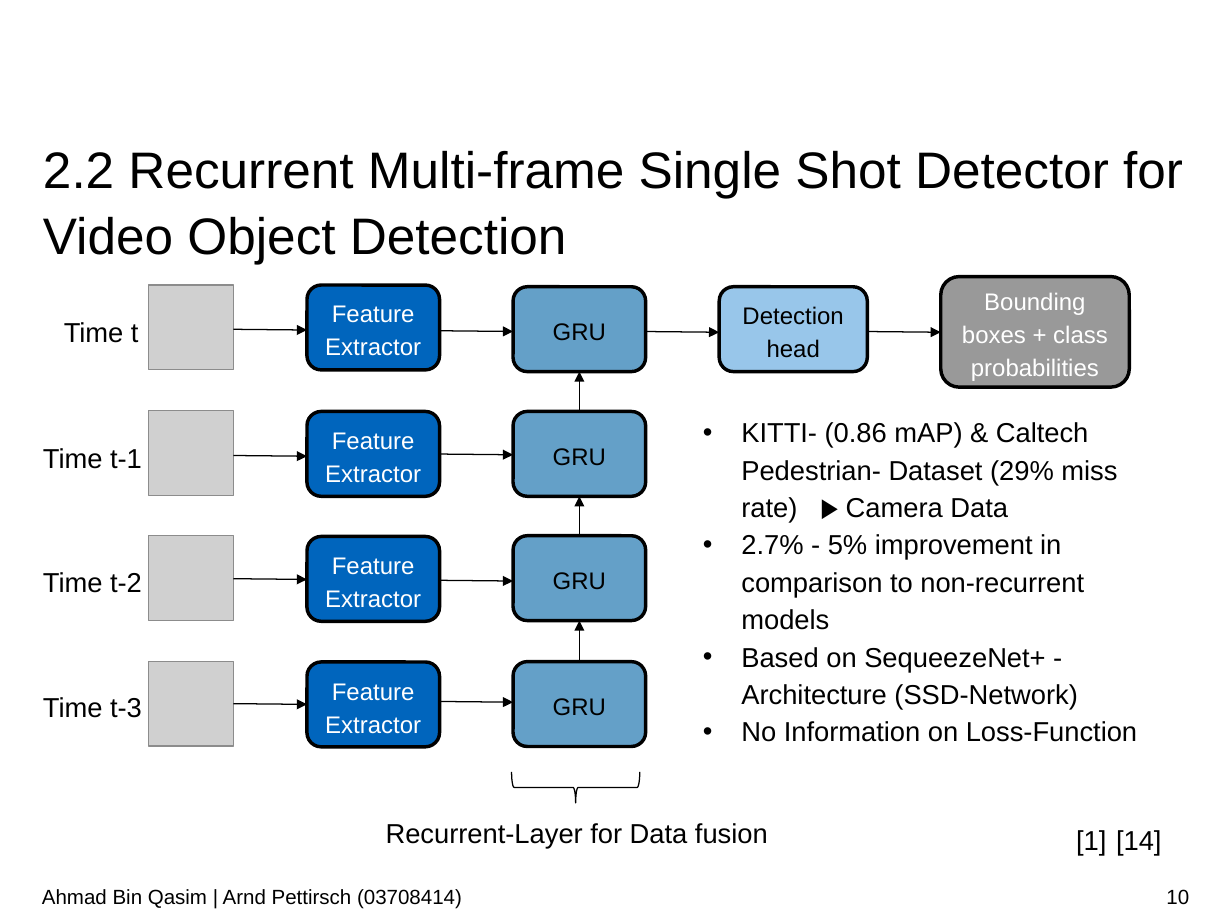
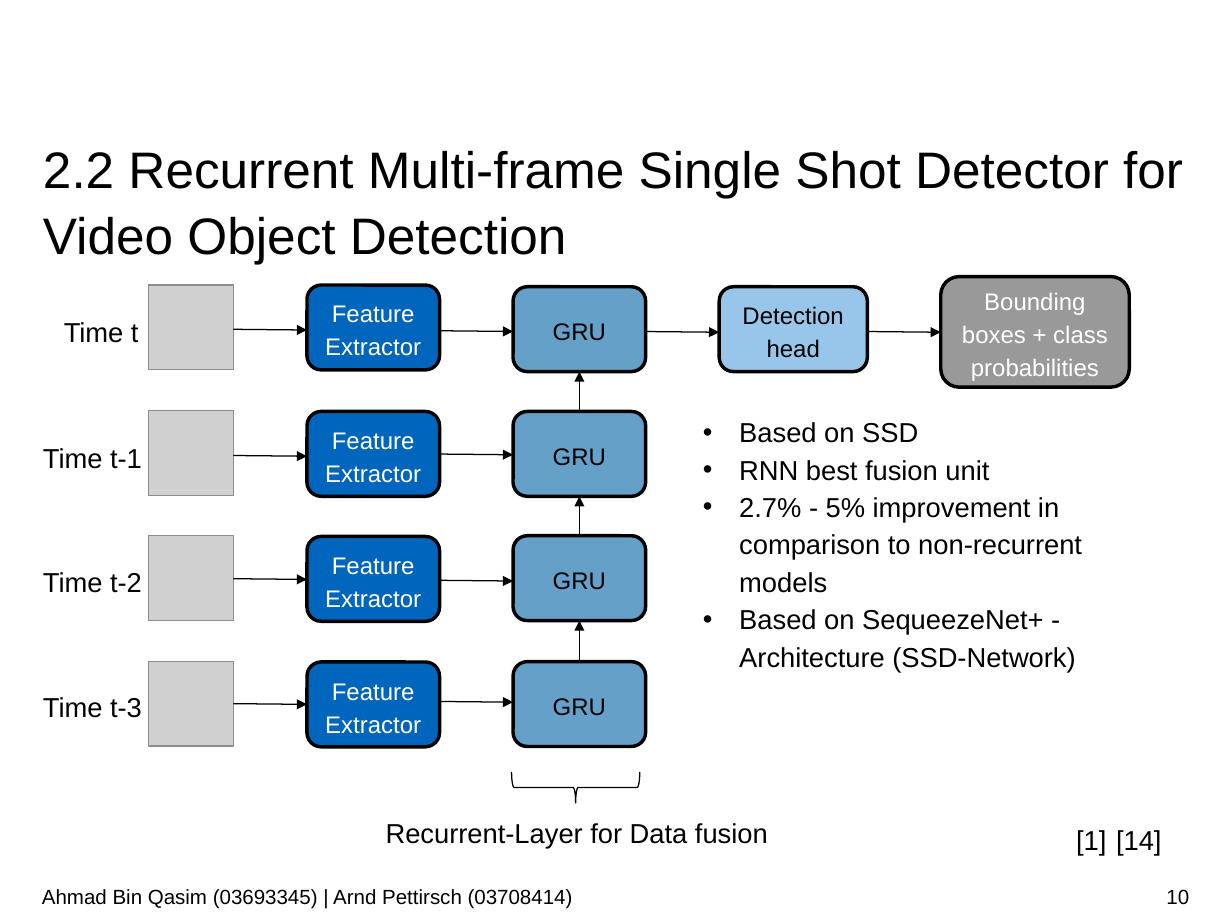
Before and after one commit to AhmadQasim/rnn-for-object-detection, a slide deck: slide 10 of Presentation/Recurrent_Neural_Networks_for_Object_Detection_Bin_Qasim_Pettirsch.pptx. Drawn at 1232x924 pixels with LibreOffice and Linux fonts; fonts in the diff are those of the drawing; grey boxes stand for pictures; background and template pictures are left out. Boxes give left, top, right and bottom in pixels: in the first picture for what was removed or moved away, otherwise in the second. Text is boxed around its words. In the diff, an @@ line names an element or a change of style, - is before the commit and + after.

```diff
--- a/Presentation/Recurrent_Neural_Networks_for_Object_Detection_Bin_Qasim_Pettirsch.pptx
+++ b/Presentation/Recurrent_Neural_Networks_for_Object_Detection_Bin_Qasim_Pettirsch.pptx
@@ text at [739, 422, 989, 481]: text changed @@
-• KITTI- (0.86 mAP) & Caltech Pedestrian- Dataset (29% miss rate) ▶︎ Camera Data
+• Based on SSD
+• RNN best fusion unit
@@ text at [739, 497, 1082, 672]: indent changed @@
@@ text at [741, 721, 1137, 742]: paragraph removed @@
-• No Information on Loss-Function
@@ text at [42, 889, 573, 909]: text changed @@
-Ahmad Bin Qasim | Arnd Pettirsch (03708414)
+Ahmad Bin Qasim (03693345) | Arnd Pettirsch (03708414)
```
Also in this commit, not shown: 52 other slides changed, 2 slides added, 1 other file.
